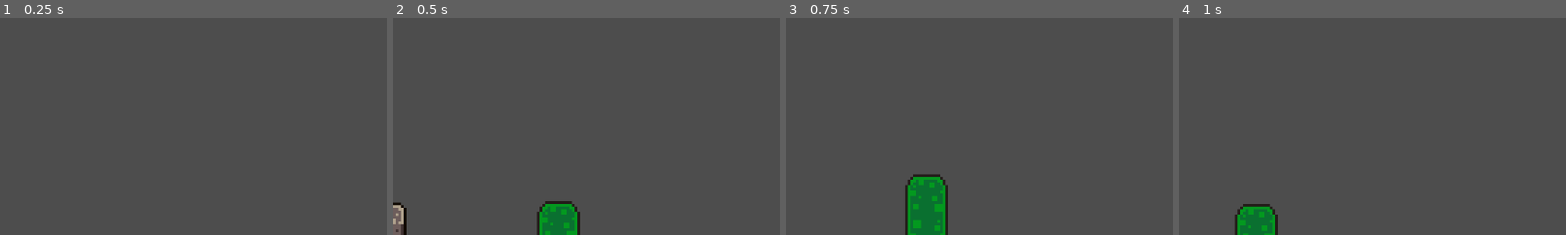
Above: before the commit, frames 1-4 (left to right).
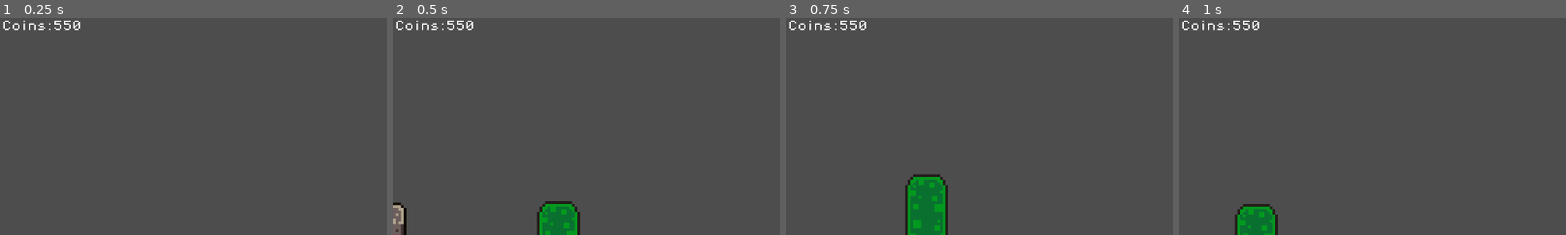
Above: after the commit, the same moments.

Repository: Matthew-Andreas/Rex-Runner-Escaping-Extinction
Game: Godot game, scene res://Scenes/game.tscn
Same seed, same stepped clock (60 frames per second), same inputs: the game is played once before the commit and once after it.
Inputs:
- Up to frame 1 (0.25 s): no input
- Up to frame 2 (0.5 s): no input
- Up to frame 3 (0.75 s): hold Right (move_right) from 0.53 s (still down); tap E (interact) at 0.6 s
- Up to frame 4 (1 s): keep holding Right (move_right); tap Space (Jump) at 0.77 s
The pictures show only the part of the screen within x 0-50%, y 0-50%; the shares and areas given below are measured in that part.

The runs differ from the first frame. In frame 1, 0.3% of the frame differs, in the area x 0-21%, y 1-6%; in frame 2, 0.3%; in frame 3, 0.3%; in frame 4, 0.3%.

Commit message:
Added basic coin UI

Diff:
--- a/Scenes/game.tscn
+++ b/Scenes/game.tscn
@@ -7,6 +7,7 @@
 [ext_resource type="Texture2D" uid="uid://n003fa5lxgnp" path="res://Assest/sprites/midground_/summer_.png" id="4_hvj25"]
 [ext_resource type="Texture2D" uid="uid://w85ddgnjghi2" path="res://Assest/sprites/3 Objects/Fishing_hut.png" id="5_a0qrf"]
 [ext_resource type="Texture2D" uid="uid://b633q8msgdkw2" path="res://Assest/sprites/3 Objects/Water.png" id="6_5jks3"]
+[ext_resource type="Script" uid="uid://bysgbrkuparg5" path="res://Scenes/label.gd" id="6_rfjv2"]
 [ext_resource type="Texture2D" uid="uid://dequ4l87s8vgh" path="res://Assest/sprites/DinoSprites - vita.png" id="7_487vo"]
 [ext_resource type="Texture2D" uid="uid://cwgq1i3537cyt" path="res://Assest/sprites/3 Objects/Boat.png" id="8_1wcmv"]
 [ext_resource type="FontFile" uid="uid://dwxqiucqib8po" path="res://Assest/fonts/PixelOperator8.ttf" id="9_h4fw4"]
@@ -1248,7 +1249,20 @@
 position = Vector2(0, -3)
 scale = Vector2(2, 2)
 offset = Vector2(0, -150)
+process_callback = 0
 position_smoothing_enabled = true
+
+[node name="UINode" type="CanvasLayer" parent="Player"]
+
+[node name="Label" type="Label" parent="Player/UINode"]
+visibility_layer = 3
+offset_left = 3.0
+offset_top = 4.0
+offset_right = 519.0
+offset_bottom = 105.0
+theme_override_fonts/font = ExtResource("9_h4fw4")
+theme_override_font_sizes/font_size = 16
+script = ExtResource("6_rfjv2")
 
 [node name="TileMap2" type="TileMap" parent="."]
 position = Vector2(-1, 1)
--- /dev/null
+++ b/Scenes/label.gd
@@ -0,0 +1,4 @@
+extends Label
+
+func _ready() -> void:
+	self.text = "Coins:"+ str($"../..".money)
--- /dev/null
+++ b/Scenes/ui_node.tscn
@@ -0,0 +1,14 @@
+[gd_scene load_steps=2 format=3 uid="uid://cifyutsywq4bu"]
+
+[ext_resource type="FontFile" uid="uid://dwxqiucqib8po" path="res://Assest/fonts/PixelOperator8.ttf" id="1_yaio2"]
+
+[node name="UINode" type="CanvasLayer"]
+
+[node name="Label" type="Label" parent="."]
+offset_left = 163.0
+offset_top = 72.0
+offset_right = 203.0
+offset_bottom = 95.0
+theme_override_fonts/font = ExtResource("1_yaio2")
+theme_override_font_sizes/font_size = 8
+text = "Hello"
Not shown: 1 places in Scenes/game.tscn that only renumber resources
Not shown, added: Scenes/label.gd.uid
